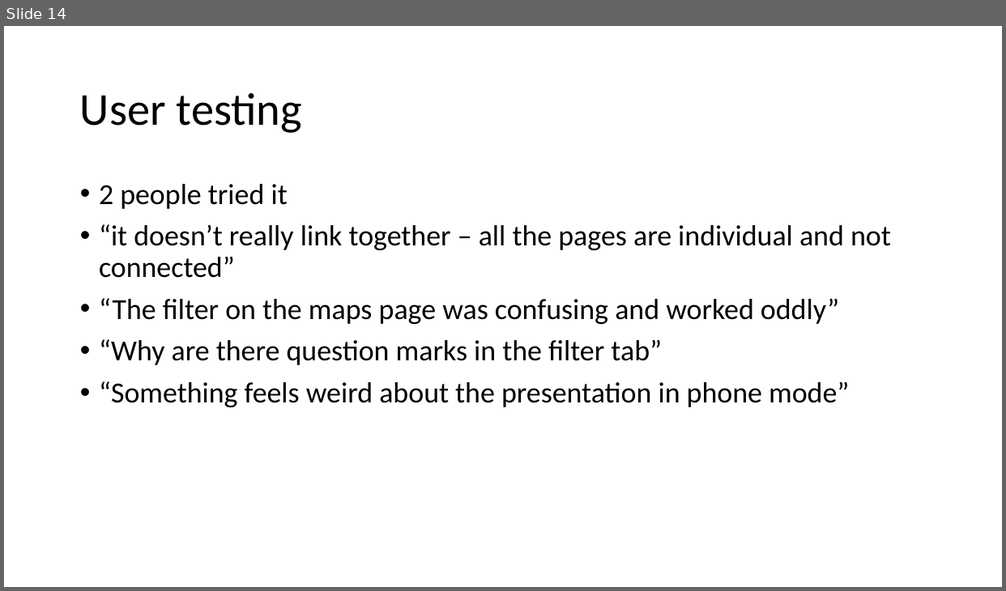
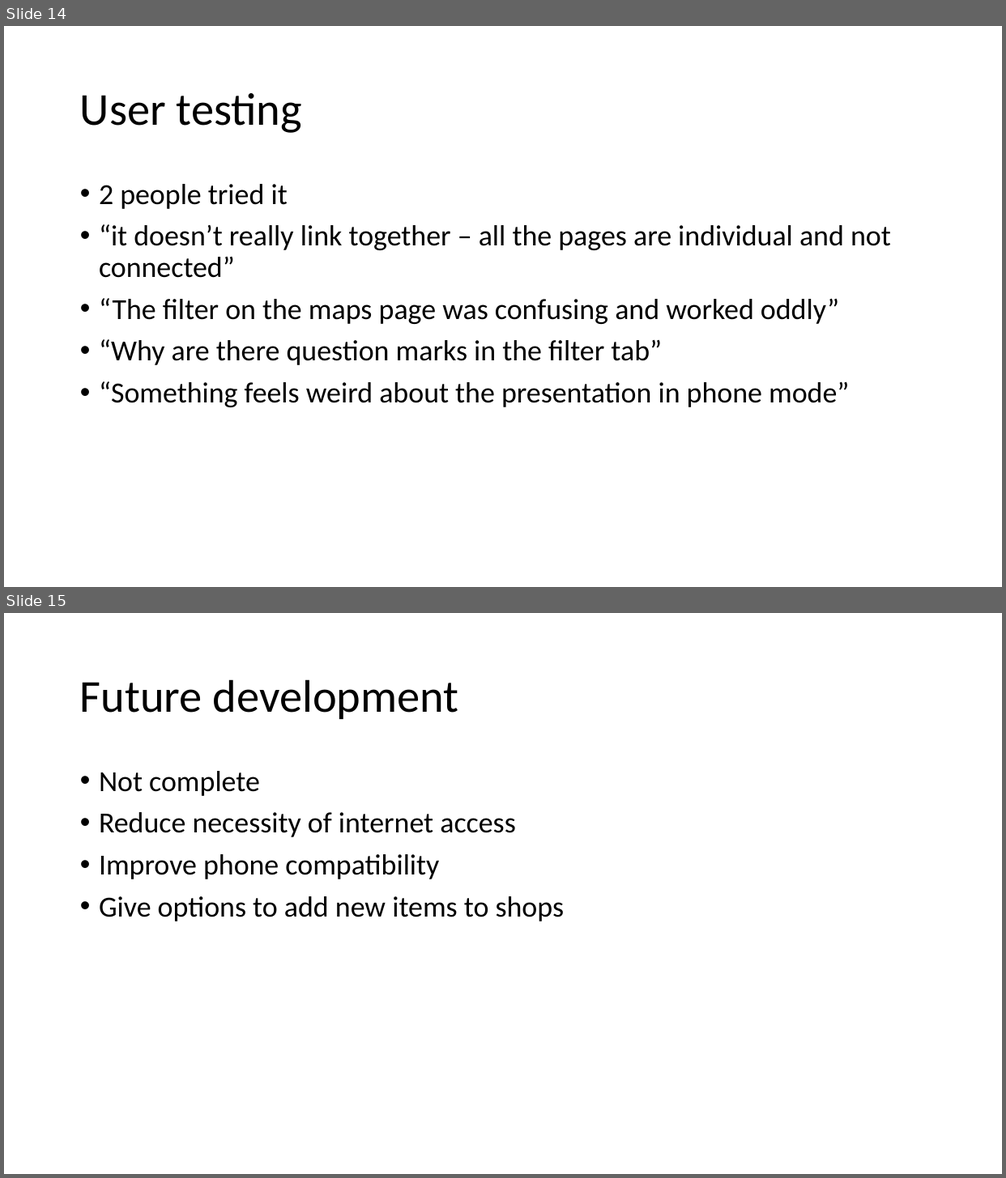
Before and after one commit to Omnikron13/synoptic-23, a slide deck: Files/Synoptic project 2023.pptx. Shown one above the other, each under a label of ours: slide 14 before the commit, slides 14 and 15 after it. The pictures are 1006x591 and 1006x1178 pixels, drawn with LibreOffice and Linux fonts; fonts in the diff are those of the drawing. Boxes give left, top, right and bottom in pixels: in the first picture for what was removed or moved away, otherwise in the second. Text is boxed around its words. In the diff, an @@ line names an element or a change of style, - is before the commit and + after.

Commit message:
added some ideas for future development

```diff
--- a/Files/Synoptic project 2023.pptx
+++ b/Files/Synoptic project 2023.pptx
@@ slide 15 added at bbox=[4, 613, 1002, 1174], background #FFFFFF @@
@@ title added at bbox=[80, 679, 459, 719], 44 pt, text #000000 @@
+Future development
@@ text added at bbox=[99, 771, 565, 922], 28 pt, text #000000 @@
+• Not complete
+• Reduce necessity of internet access
+• Improve phone compatibility
+• Give options to add new items to shops
```
